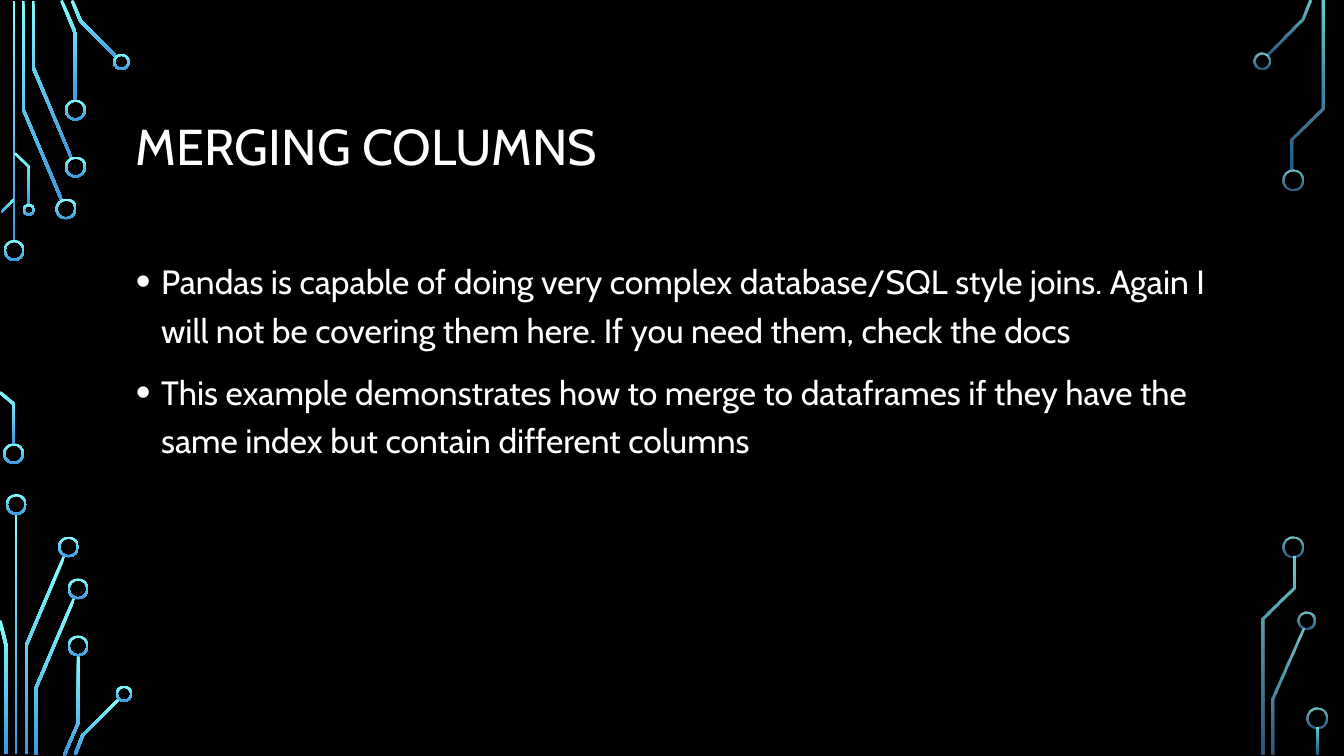
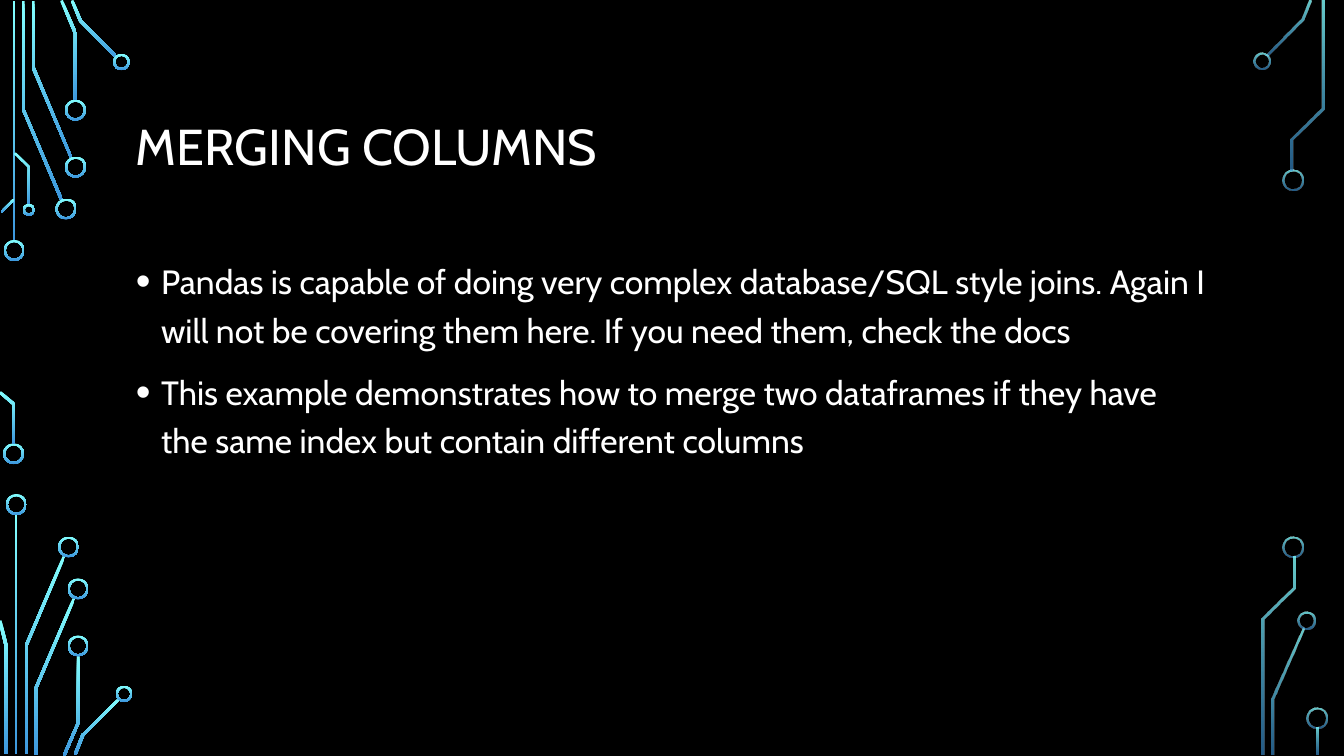
Before and after one commit to bkerster/python-workshop, a slide deck: slide 127 of Data analysis in python.pptx. Drawn at 1344x756 pixels with LibreOffice and Linux fonts; fonts in the diff are those of the drawing; background and template pictures are left out. Boxes give left, top, right and bottom in pixels: in the first picture for what was removed or moved away, otherwise in the second. Text is boxed around its words. In the diff, an @@ line names an element or a change of style, - is before the commit and + after.

```diff
--- a/Data analysis in python.pptx
+++ b/Data analysis in python.pptx
@@ text at [161, 379, 1157, 454]: text changed @@
-• This example demonstrates how to merge to dataframes if they have the same index but contain different columns
+• This example demonstrates how to merge two dataframes if they have the same index but contain different columns
```
Also in this commit, not shown: 3 other slides changed.
